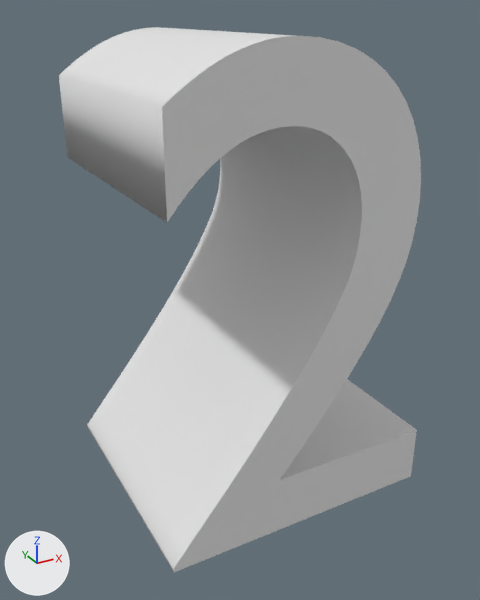
The Blender file objects/2.blend, before and after one commit.
One viewpoint serves both versions: a 50 mm lens placed at (-3.32, -12.82, 10.78), pointed at (3.6, -0.26, 4.5). Lighting does not change. The marker at lower left points along +X, +Y and +Z. Text is drawn in Blender's own font.

Objects in the first picture: 'Texto'.
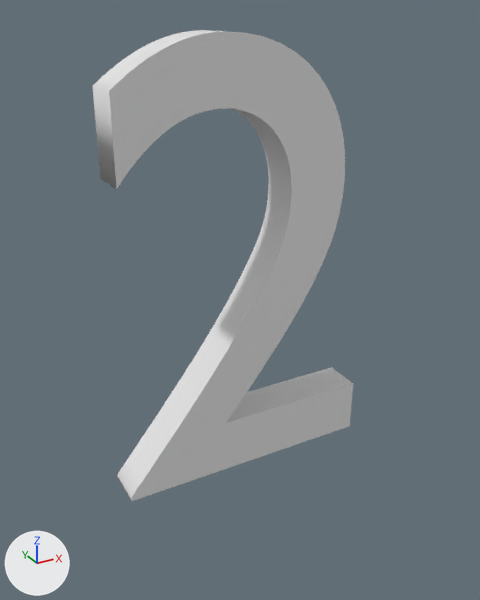
The edits, one by one:
In text 'Texto' (txt_texto), extrude goes from 3.0 to 0.5.

Changed parts and their boxes (x1, y1, x2, y2) in the pictures (480 x 600 px):
'Texto', reshaped (28% narrower, 14% shorter)
    before: (59, 27, 421, 572)
    after: (93, 30, 353, 501)
